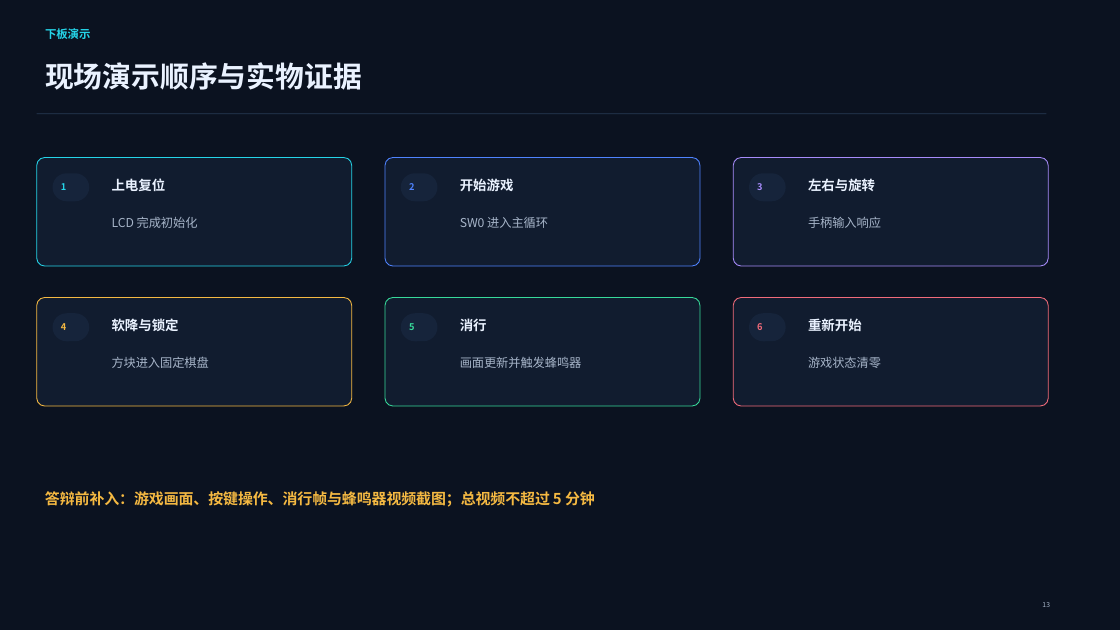
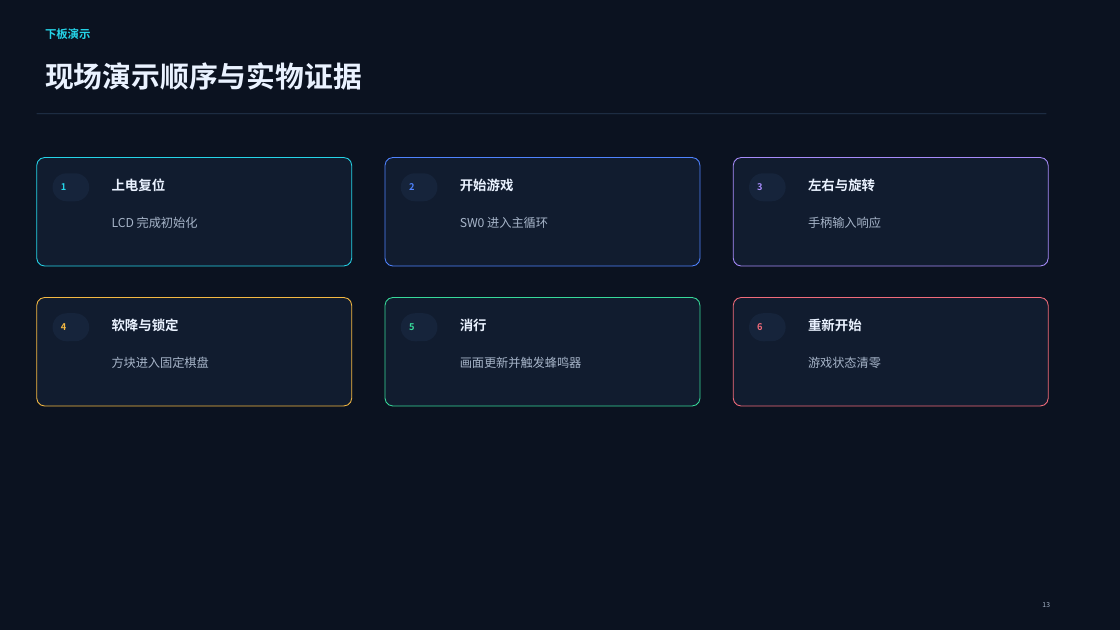
Before and after one commit to Neon246760/CPU-Course-Design, a slide deck: slide 13 of 提交物/09_接口控制器设计实验汇报PPT/1120233061.pptx. Drawn at 1120x630 pixels with LibreOffice and Linux fonts; fonts in the diff are those of the drawing. Boxes give left, top, right and bottom in pixels: in the first picture for what was removed or moved away, otherwise in the second. Text is boxed around its words. In the diff, an @@ line names an element or a change of style, - is before the commit and + after.

```diff
--- a/提交物/09_接口控制器设计实验汇报PPT/1120233061.pptx
+++ b/提交物/09_接口控制器设计实验汇报PPT/1120233061.pptx
@@ text removed at [45,491,595,507] @@
-答辩前补入：游戏画面、按键操作、消行帧与蜂鸣器视频截图；总视频不超过 5 分钟
```
Also in this commit, not shown: 5 other slides changed, 6 other files.
